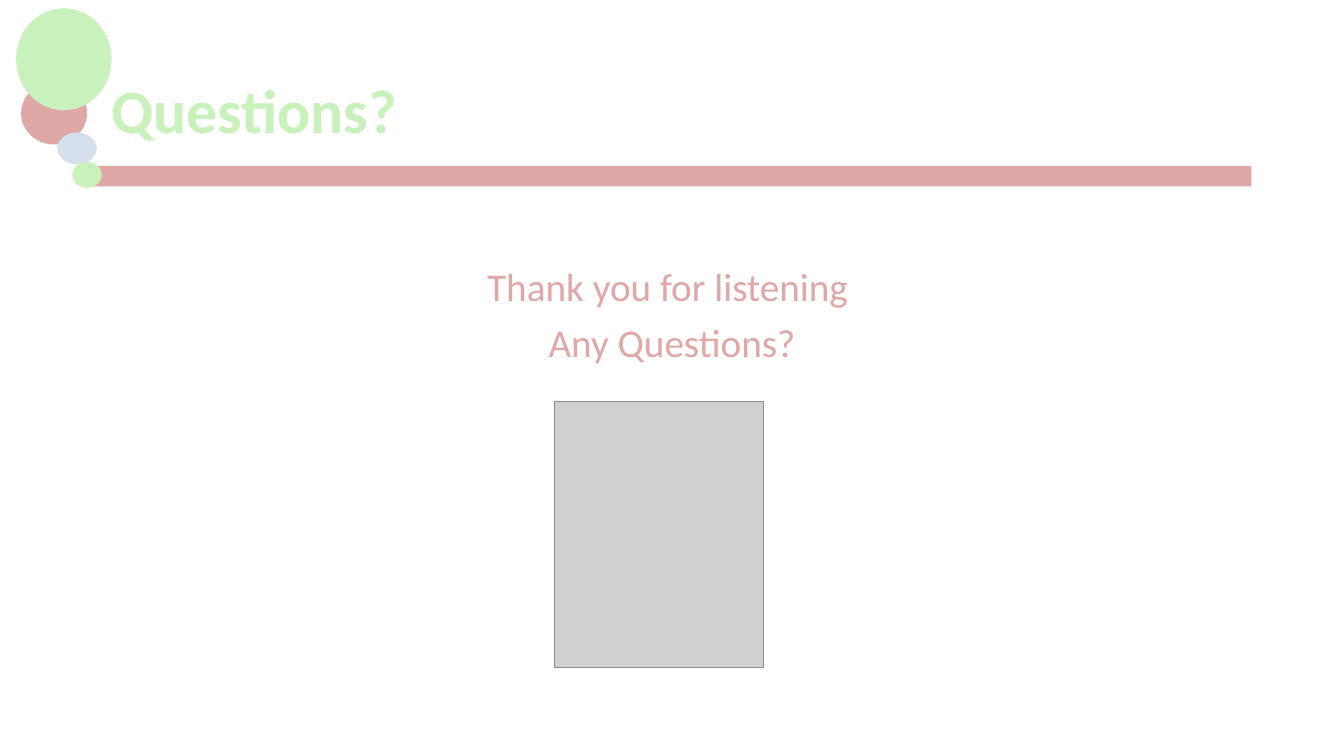
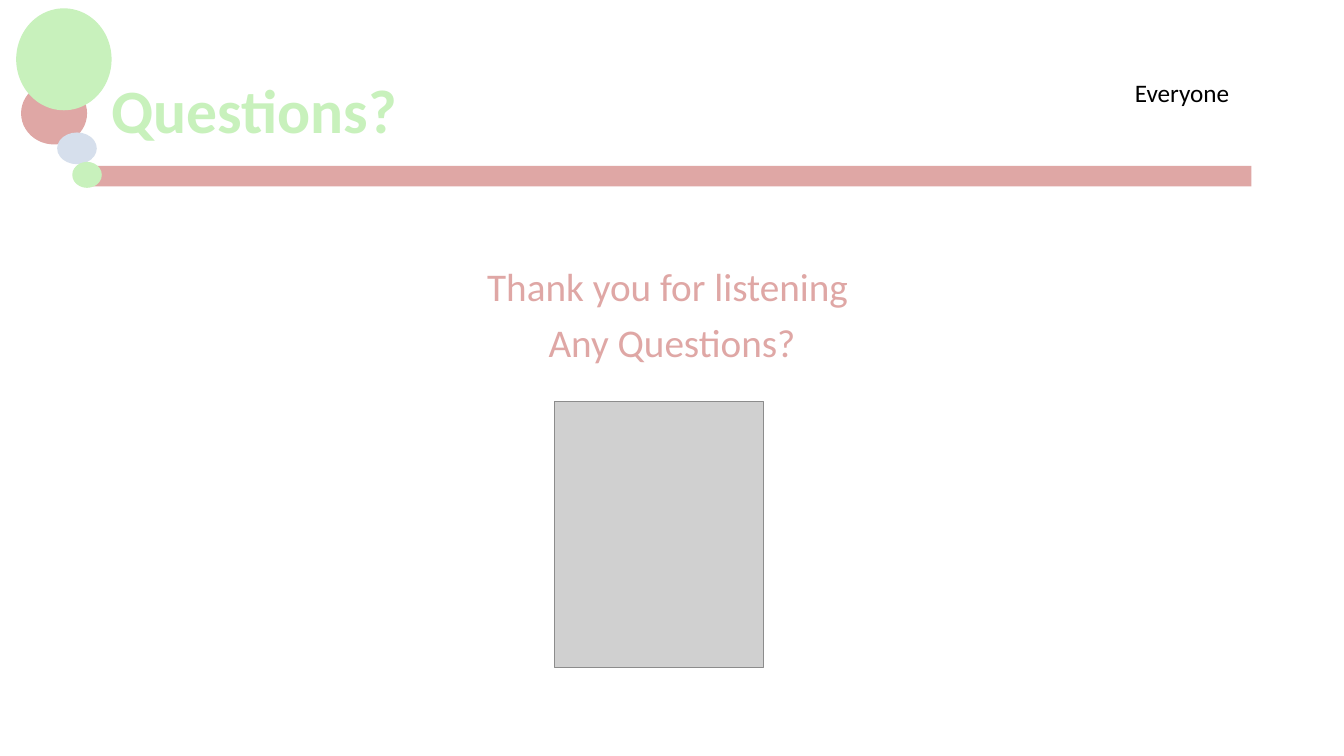
Before and after one commit to jackG97/Project, a slide deck: slide 10 of MCTV Limited.pptx. Drawn at 1344x756 pixels with LibreOffice and Linux fonts; fonts in the diff are those of the drawing; grey boxes stand for pictures; background and template pictures are left out. Boxes give left, top, right and bottom in pixels: in the first picture for what was removed or moved away, otherwise in the second. Text is boxed around its words. In the diff, an @@ line names an element or a change of style, - is before the commit and + after.

```diff
--- a/MCTV Limited.pptx
+++ b/MCTV Limited.pptx
@@ text added at box(1135, 85, 1229, 106), 18 pt, text #000000 @@
+Everyone
```
Also in this commit, not shown: 6 other slides changed, 2 slides added, 2 slides removed, 1 other file.
